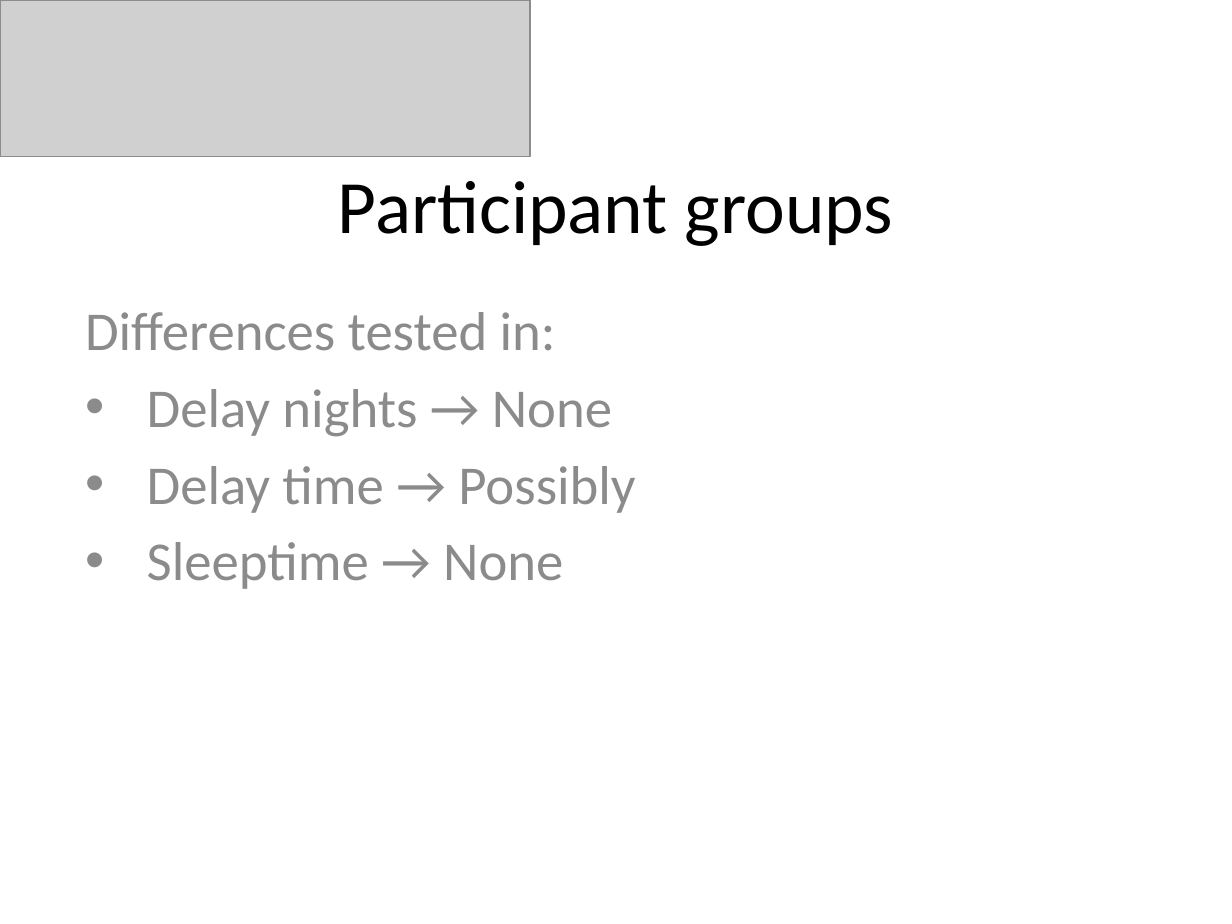
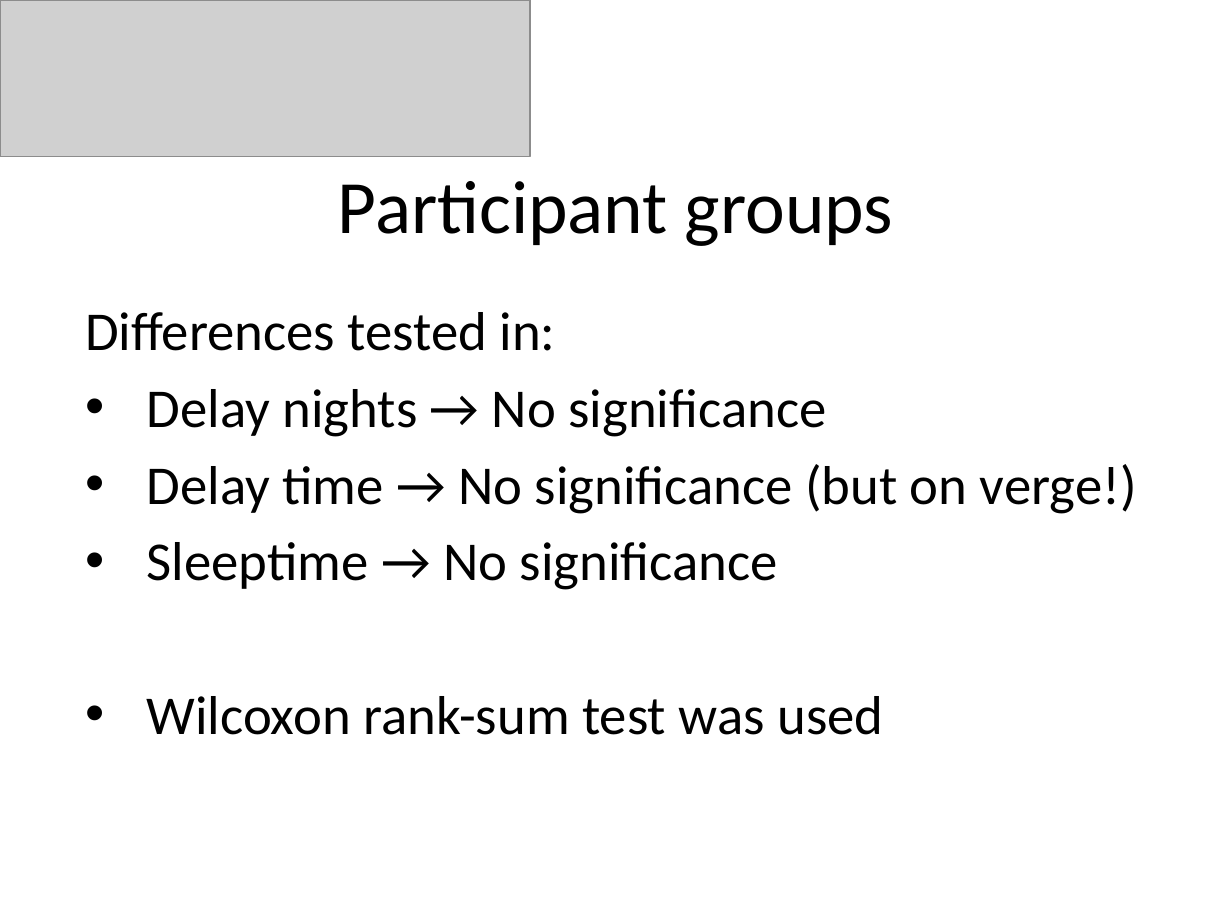
Before and after one commit to JesseSchouten/Project_Big_Data, a slide deck: slide 9 of Report/Presentation.pptx. Drawn at 1232x924 pixels with LibreOffice and Linux fonts; fonts in the diff are those of the drawing; grey boxes stand for pictures. Boxes give left, top, right and bottom in pixels: in the first picture for what was removed or moved away, otherwise in the second. Text is boxed around its words. In the diff, an @@ line names an element or a change of style, - is before the commit and + after.

```diff
--- a/Report/Presentation.pptx
+++ b/Report/Presentation.pptx
@@ subtitle at [85,312,556,351]: text colour #8C8C8C to #000000 in "Differences tested in:" @@
@@ subtitle at [147,389,1137,735]: text changed; text colour #8C8C8C to #000000 @@
-• Delay nights → None
-• Delay time → Possibly
-• Sleeptime → None
+• Delay nights → No significance
+• Delay time → No significance (but on verge!)
+• Sleeptime → No significance
+• Wilcoxon rank-sum test was used
```
Also in this commit, not shown: 8 other slides changed.
